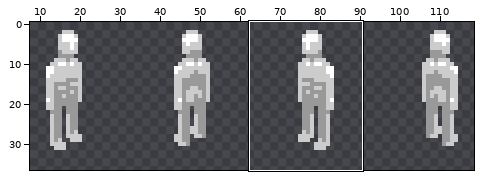
File history of a sprite sheet, chars/1.png. The first picture is a wide view before the edit; the outline marks the close-up.
Close-up. Earlier state:
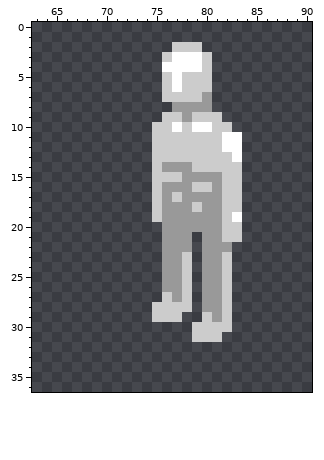
The file is 128x38 pixels. Colours within 5 levels of each other are drawn and written as one. Shown: x 63..90, y 0..36. The wide view leaves out empty margins.
The same view after the edit:
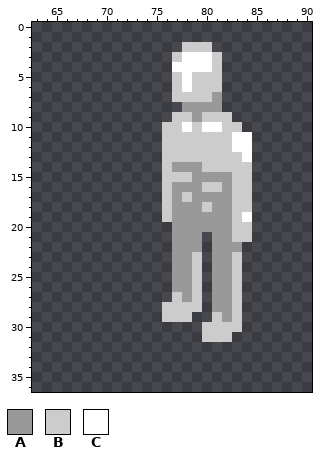
Palette (. is transparent): A #999999  B #cccccc  C #ffffff
Changes in this commit:
@@ x 73..86 @@
  1 ..............
- 2 ....BBB.......
- 3 ...BCCCB......
- 4 ...CCCCB......
- 5 ...BCBBB......
- 6 ...BCBBB......
- 7 ...BBBBA......
- 8 ....AAAA......
- 9 ...BBABBB.....
-10 ..BBCBCCBB....
-11 ..BBBBBBBCC...
-12 ..BBBBBBBCC...
-13 ..BBBBBBBBC...
-14 ..BAAABBBBB...
-15 ..BBBAAAABB...
-16 ..BAAABBABB...
-17 ..BABAAAABB...
-18 ..BAAABAABB...
-19 ..BAAAAAABC...
-20 ...AAAAAABB...
-21 ...AAA.AABB...
-22 ...AAA.AAA....
-23 ...AAB.AAB....
-24 ...AAB.AAB....
-25 ...AAB.AAB....
-26 ...AAB.AAB....
-27 ...BAB.AAB....
-28 ..BBBB.AAB....
-29 ..BBB..BAB....
-30 ......BBBB....
-31 ......BBB.....
+ 2 .....BBB......
+ 3 ....BCCCB.....
+ 4 ....CCCCB.....
+ 5 ....BCBBB.....
+ 6 ....BCBBB.....
+ 7 ....BBBBA.....
+ 8 .....AAAA.....
+ 9 ....BBABBB....
+10 ...BBCBCCBB...
+11 ...BBBBBBBCC..
+12 ...BBBBBBBCC..
+13 ...BBBBBBBBC..
+14 ...BAAABBBBB..
+15 ...BBBAAAABB..
+16 ...BAAABBABB..
+17 ...BABAAAABB..
+18 ...BAAABAABB..
+19 ...BAAAAAABC..
+20 ....AAAAAABB..
+21 ....AAA.AABB..
+22 ....AAA.AAA...
+23 ....AAB.AAB...
+24 ....AAB.AAB...
+25 ....AAB.AAB...
+26 ....AAB.AAB...
+27 ....BAB.AAB...
+28 ...BBBB.AAB...
+29 ...BBB..BAB...
+30 .......BBBB...
+31 .......BBB....
 32 ..............
Where, in picture pixels (left, top, right, bottom), the same in both close-ups:
changed: (152, 42, 252, 342)
